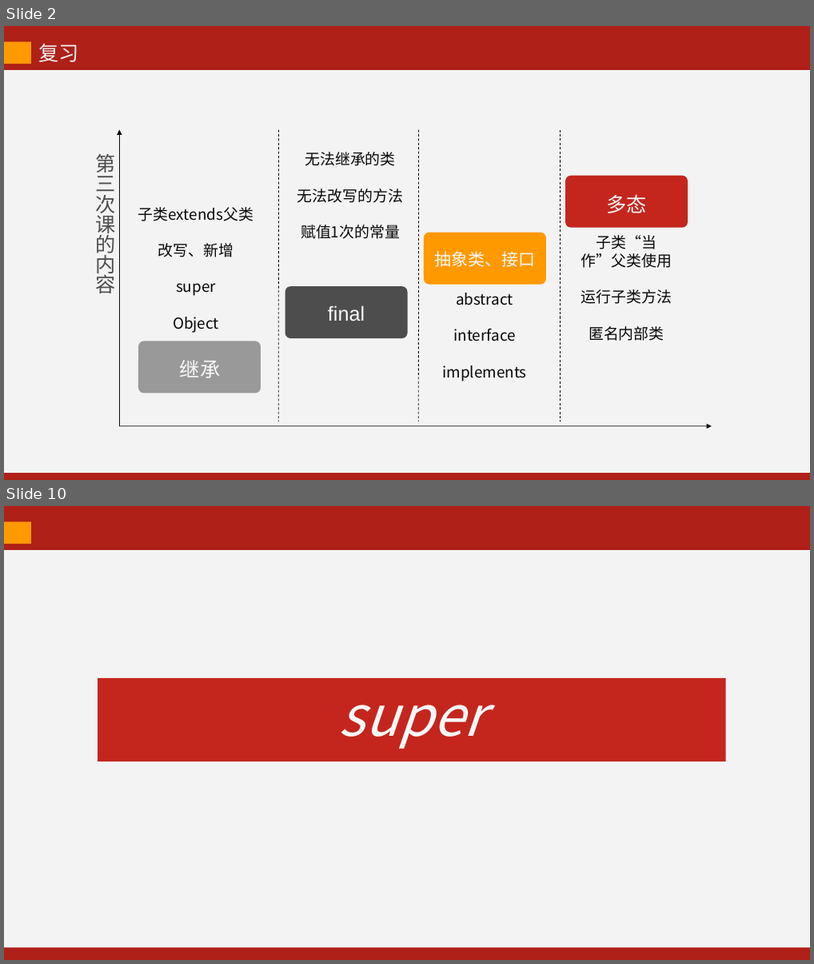
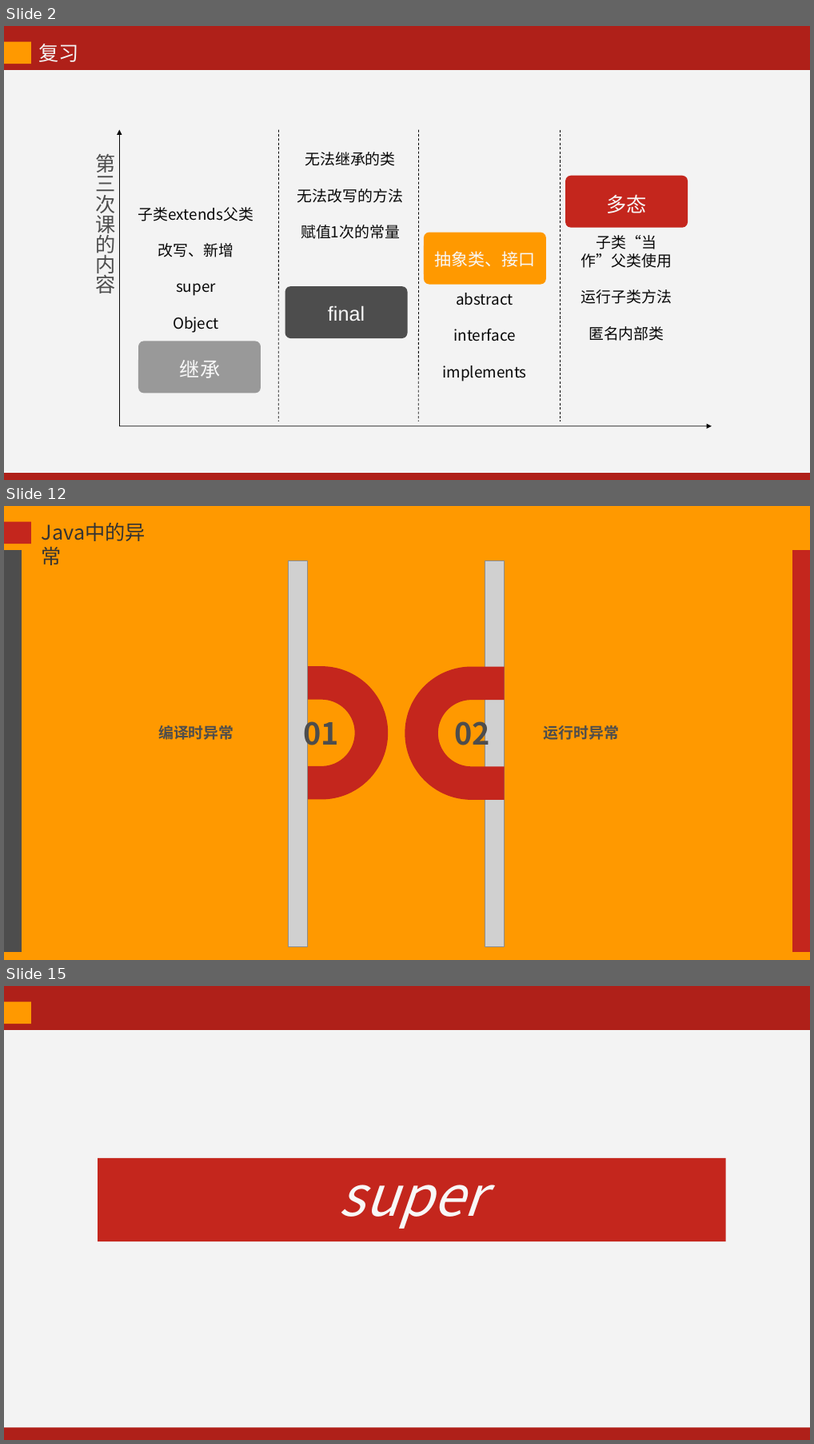
Before and after one commit to kevinjoyce/JavaCourseWare, a slide deck: PPT/每次课PPT/04 面向对象（下）-2.pptx. Shown one above the other, each under a label of ours: slides 2 and 10 before the commit, slides 2, 12 and 15 after it; the slides between them are not shown. The pictures are 814x964 and 814x1444 pixels, drawn with LibreOffice and Linux fonts; fonts in the diff are those of the drawing; grey boxes stand for pictures; background and template pictures are left out. Boxes give left, top, right and bottom in pixels: in the first picture for what was removed or moved away, otherwise in the second. Text is boxed around its words. In the diff, an @@ line names an element or a change of style, - is before the commit and + after.

```diff
--- a/PPT/每次课PPT/04 面向对象（下）-2.pptx
+++ b/PPT/每次课PPT/04 面向对象（下）-2.pptx
@@ slide 12 added at bbox=[4, 506, 810, 960], background picture (left out) @@
@@ rectangle added at bbox=[4, 522, 31, 544], fill #C4261D @@
@@ text added at bbox=[35, 516, 170, 547], 24 pt, text #333333 @@
+Java中的异常
@@ freeform shape added at bbox=[4, 550, 22, 952], fill #4D4D4D @@
@@ freeform shape added at bbox=[793, 550, 810, 952], fill #C4261D @@
@@ picture added at bbox=[288, 560, 307, 946] @@
@@ picture added at bbox=[486, 560, 505, 946] @@
@@ freeform shape added at bbox=[289, 666, 388, 799], fill #C4261D @@
@@ freeform shape added at bbox=[405, 666, 504, 799], fill #C4261D @@
@@ text added at bbox=[303, 713, 339, 752], 36 pt, text #4D4D4D, bold @@
+01
@@ text added at bbox=[454, 714, 490, 753], 36 pt, text #4D4D4D, bold @@
+02
@@ text added at bbox=[158, 725, 234, 740], 18 pt, text #4D4D4D, bold @@
+编译时异常
@@ text added at bbox=[544, 725, 619, 740], 18 pt, text #4D4D4D, bold @@
+运行时异常
@@ what was slide 10 is now slide 15 @@
```
Also in this commit, not shown: 3 slides changed, 8 other slides added, 5 slides removed, 10 other files.
